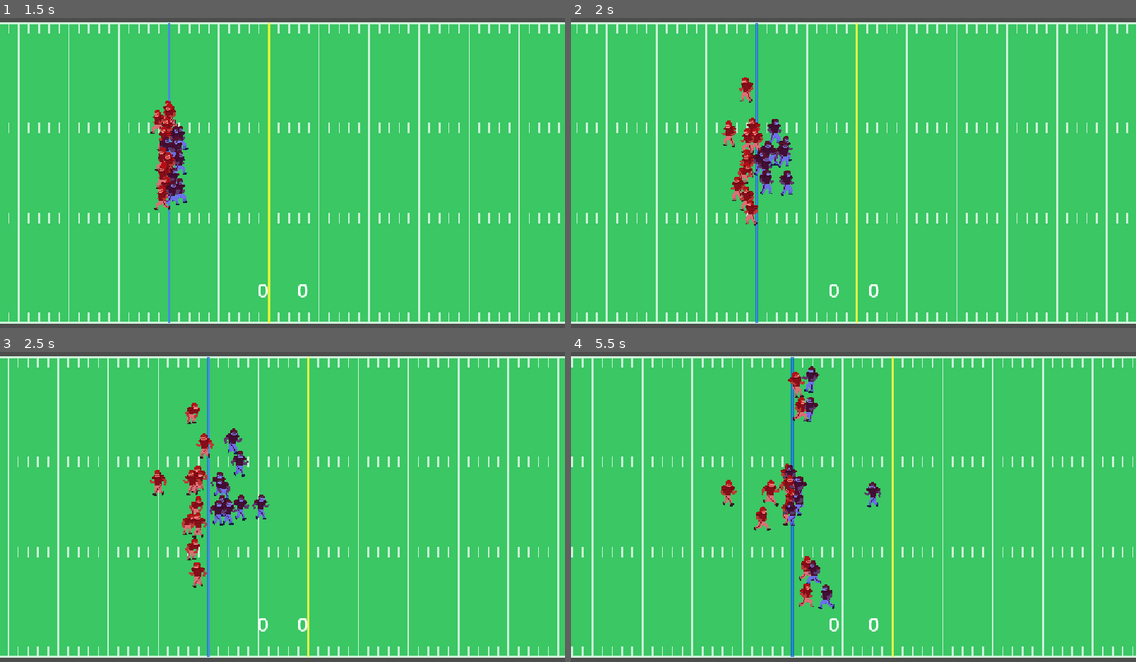
Above: before the commit, frames 1-4 (two rows, left to right).
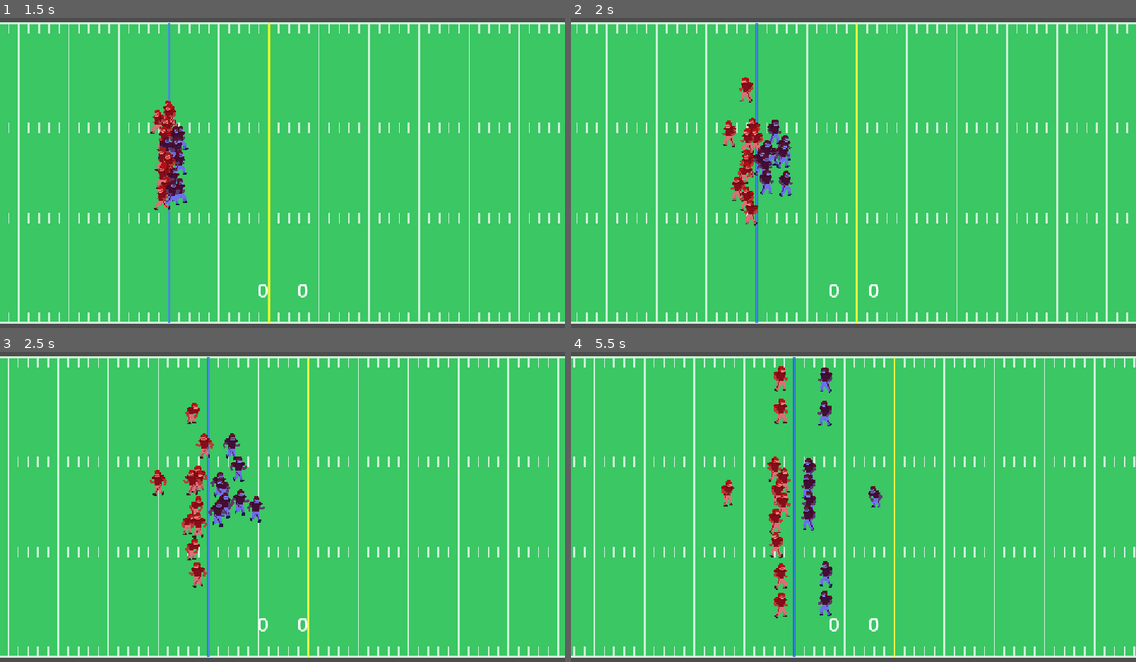
Above: after the commit, the same moments.

Repository: Snares01/Real-Deal-Football
Game: Godot game, scene res://game/game.tscn
Two runs of this game, one before a commit and one after it. Both use one fixed random seed, a clock stepped at 60 frames per second and the inputs below.
Inputs (mouse positions are in pixels of both pictures, inside the frame that each line leads up to):
- Up to frame 1 (1.5 s): tap Enter at 0.5 s; move the mouse to (406, 157) at 0.52 s; click (406, 157) at 0.6 s; move the mouse to (169, 188) at 1.27 s; click (169, 188) at 1.35 s
- Up to frame 2 (2 s): no input
- Up to frame 3 (2.5 s): move the mouse to (339, 435) at 2.02 s; click (339, 435) at 2.1 s
- Up to frame 4 (5.5 s): move the mouse to (825, 569) at 2.77 s; click (825, 569) at 2.85 s; move the mouse to (1023, 553) at 3.52 s; click (1023, 553) at 3.6 s; move the mouse to (684, 460) at 4.27 s; click (684, 460) at 4.35 s; move the mouse to (881, 507) at 5.02 s; click (881, 507) at 5.1 s

Frame 1 is identical in both runs. In frame 2, 0.3% of the frame differs, in the area x 32-40%, y 32-58%; in frame 3, 0.8%; in frame 4, 14%, in the area x 0-100%, y 1-99%.

Commit message:
Finish StateRunningWithBall

Diff:
--- a/godot/game/game.tscn
+++ b/godot/game/game.tscn
@@ -26,6 +26,7 @@
 strength = 100.0
 reaction_time = 0.5
 predict_dist = 1.0
+anger = null
 metadata/_custom_type_script = "uid://8qqjp42k3gie"
 
 [sub_resource type="Resource" id="Resource_ln7ps"]
--- a/godot/player/player.gd
+++ b/godot/player/player.gd
@@ -38,7 +38,6 @@
 func _ready() -> void:
 	SignalBus.game_event.connect(trigger_event)
 	set_state(StateStanding.new())
-	$Debug.text = str(role)
 	if on_home_team:
 		modulate = Color(1, 0.5, 0.5)
 	else:
@@ -47,6 +46,9 @@
 
 func _process(delta: float) -> void:
 	position += velocity * delta
+	if _current_state == null:
+		print("player.gd: CURRENT STATE NOT FOUND prev state: " + _previous_state.get_script().get_global_name())
+		return
 	# Push away from close players
 	if not (_current_state is StateSet or _current_state is StateTackled):
 		for player in get_overlapping_areas():
@@ -61,6 +63,7 @@
 		elif ((on_home_team and position.x > 50.0 * Field.YARD)
 		 or not on_home_team and position.x < -50.0 * Field.YARD):
 			SignalBus.game_event.emit(State.Event.TOUCHDOWN)
+	#$Debug.text = _current_state.get_script().get_global_name()
 
 
 func is_out_of_bounds() -> bool:
@@ -99,15 +102,17 @@
 
 		if animator.current_animation_length == prev_length:
 			animator.seek(prev_pos)
-	# debug
-	$Debug.text = state.get_script().get_global_name()
+
+	if not _current_state:
+		print("player.gd: set_state went wrong. horribly wrong")
+		continue_previous_state()
 
 
 func continue_previous_state() -> void:
 	if _previous_state:
 		set_state(_previous_state)
 	else:
-		print("player.gd: previous state not found")
+		print("player.gd: previous state not found. current_state: " + _current_state.get_script().get_global_name())
 		set_state(StateStanding.new())
 
 
@@ -181,7 +186,7 @@
 
 # Returns position to run towards to inercept target's path
 # Returns target's position if we can't get there
-func get_interception_pos(target: Player) -> Vector2:
+func get_player_interception_pos(target: Player) -> Vector2:
 	if target.velocity.is_zero_approx():
 		return target.position # Assume target will continue standing still
 	# Solve for case where both are at constant velocity (max_speed)
@@ -192,6 +197,19 @@
 	# get position target will be in
 	var target_pos := target.position + (target.velocity.normalized() * stats.sprint_speed * intercept_time)
 	return target_pos
+
+# Same as get_player_interception_pos
+func get_interception_pos(target_pos: Vector2, target_vel: Vector2) -> Vector2:
+	if target_vel.is_zero_approx():
+		return target_pos
+	# Solve for case where both are at constant velocity (max_speed)
+	var intercept_time := get_intercept_time(target_pos, target_vel)
+	if intercept_time <= 0.0:
+		return target_pos
+	# get position target will be in
+	var output := target_pos + (target_vel.normalized() * stats.sprint_speed * intercept_time)
+	return output
+
 
 # Get time to intercept other player, assuming both players are at max speed (bc fuck math)
 # Returns -1.0 if player can't be reached
@@ -225,7 +243,7 @@
 		return max(t1, t2)
 	return -1.0
 
-
+# Same as get_player_intercept_time but with different arguments
 func get_intercept_time(target_pos: Vector2, target_vel: Vector2) -> float:
 	var to_target := target_pos - position
 	# get coefficents
--- a/godot/player/player.tscn
+++ b/godot/player/player.tscn
@@ -422,7 +422,6 @@
 }
 
 [node name="Debug" type="Label" parent="."]
-visible = false
 offset_right = 40.0
 offset_bottom = 23.0
 
--- a/godot/player/player_stats.gd
+++ b/godot/player/player_stats.gd
@@ -19,12 +19,12 @@
 			stats.run_accel = 90.0
 			stats.sprint_accel = 45.0
 		Role.DB:
-			stats.sprint_speed = 60.0 # 80
+			stats.sprint_speed = 50.0 # 80
 			stats.reaction_time = randf_range(0.3, 1.0)
 			stats.predict_dist = randf_range(0.0, 3.0)
 		Role.DT, Role.DE:
 			stats.strength = 200.0
-			stats.weight = 200.0
+			stats.weight = 150.0
 	return stats
 
 @export var run_accel := 70.0 # Acceleration up to run_speed
@@ -35,3 +35,4 @@
 @export var strength := 100.0
 @export var reaction_time := 0.5 # For man coverage
 @export var predict_dist := 1.0 # How far DB goes to predict movement
+@export_range(0.0, 1.0) var anger := randf() # Avoidant / angry run-style
--- a/godot/player/states/state.gd
+++ b/godot/player/states/state.gd
@@ -44,7 +44,7 @@
 		Event.PLAY_END:
 			player.set_state(StateStanding.new())
 		Event.BALL_NEARBY:
-			if player.role in [Player.Role.WR, Player.Role.QB]:
+			if player.role == Player.Role.WR:
 				player.set_state(StateCatching.new())
 			elif player.on_home_team != Globals.drive_dir:
 				# Go for interception / pass block
--- a/godot/player/states/state_chasing.gd
+++ b/godot/player/states/state_chasing.gd
@@ -12,9 +12,12 @@
 	instance.man_to_chase = man
 	return instance
 
+@onready var react_time_left := stats.reaction_time # updates predict_direction
+
 var role_to_chase: Player.Role
 var man_to_chase: Player
 
+var predict_velocity := Vector2.ZERO # where we think our man is going
 var man: Player
 
 func _init() -> void:
@@ -35,8 +38,13 @@
 	if man == null:
 		end_state()
 	else:
-		#target_pos = player.get_intercept_point(man)
-		target_pos = player.get_interception_pos(man)
+		#target_pos = player.get_player_interception_pos(man)
+		target_pos = player.get_interception_pos(man.position, predict_velocity)
+		# Update prediction_direction
+		react_time_left -= delta
+		if react_time_left < 0.0:
+			react_time_left = stats.reaction_time
+			predict_velocity = man.velocity
 
 	super._process(delta)
 
--- a/godot/player/states/state_finding_block.gd
+++ b/godot/player/states/state_finding_block.gd
@@ -40,7 +40,7 @@
 				manager.graph.add_relation(p_block, player, PlayerGraph.Relation.BLOCKING)
 		lead_player()
 	else:
-		target_pos = player.get_interception_pos(p_block)
+		target_pos = player.get_player_interception_pos(p_block)
 		if p_block.get_state() is StateTackled:
 			_drop_block()
 	super._process(delta)
--- a/godot/player/states/state_running_ball.gd
+++ b/godot/player/states/state_running_ball.gd
@@ -12,6 +12,7 @@
 
 func _ready() -> void:
 	_update_target()
+	player.get_node("Debug").text = str(int(stats.anger * 100.0))
 
 
 func _process(delta: float) -> void:
@@ -23,19 +24,22 @@
 
 	super._process(delta)
 
-var angry := true
+
 func _update_target() -> void:
+	var upper_bound := (Field.HEIGHT * Field.YARD / 2.0)
 	var chasers := manager.graph.get_player_relations(player, PlayerGraph.Relation.CHASING)
-	# x = angle (deg), y = time to tackle, z = forward progress at tackle
-	var angle_options: Array[Vector3]
+
+	var angle_options: Array[AngleInfo]
 	var num_blocked := 0
+	var ang_range: Array
+	if player.on_home_team:
+		ang_range = range(-100, 95, ANGLE_STEP)
+	else:
+		ang_range = range(80, 275, ANGLE_STEP)
 	# Populate angle_options by testing a range of angles
-	for ang_deg: float in range(-85, 90, ANGLE_STEP):
+	for ang_deg: float in ang_range:
 		var ang_rad := deg_to_rad(ang_deg)
 		var ang_vel := Vector2.from_angle(ang_rad) * stats.sprint_speed
-		# Going out of bounds
-		if abs((player.position + ang_vel).y) > (Field.HEIGHT - 1) * Field.YARD / 2.0:
-			continue
 
 		var time_till_tackled := INF
 		var forward_progress := INF
@@ -45,7 +49,6 @@
 			# Chaser can't get to us
 			if time_to_tackle < 0.0:
 				continue
-
 			# Add time depending on chaser's state
 			var bonus_time := 0.0
 			var c_state := chaser.get_state()
@@ -54,14 +57,15 @@
 			elif c_state is StateShoved:
 				bonus_time += 0.25 #
 			# Add bonus time if a blocker is between us & chaser
+			var future_pos := player.position + ang_vel
 			var blockers := manager.graph.get_player_relations(chaser, PlayerGraph.Relation.BLOCKING)
 			var is_blocked := false
 			for blocker in blockers:
 				# If blocker is closer & in about the same direction from us
-				if (blocker.position.distance_squared_to(player.position)
-				 < chaser.position.distance_squared_to(player.position) / 2.0
-				 and player.position.direction_to(chaser.position).dot(
-				 player.position.direction_to(blocker.position)) > 0.6):
+				if (blocker.position.distance_squared_to(future_pos)
+				 < chaser.position.distance_squared_to(future_pos) / 2.0
+				 and future_pos.direction_to(chaser.position).dot(
+				 future_pos.direction_to(blocker.position)) > 0.8):
 					is_blocked = true
 					break
 			if is_blocked:
@@ -77,75 +81,62 @@
 			if time_to_tackle < time_till_tackled:
 				time_till_tackled = time_to_tackle
 				forward_progress = ang_vel.x * time_to_tackle
+
+		# Count going out of bounds as moment of tackle
+		if ang_vel.y != 0.0:
+			# Find time until we go out of bounds
+			var t_out_of_bounds := 0.0
+			if ang_vel.y > 0.0:
+				t_out_of_bounds = (upper_bound - player.position.y) / ang_vel.y
+			elif ang_vel.y < 0.0:
+				t_out_of_bounds = (-upper_bound - player.position.y) / ang_vel.y
+			# Overwrite time until tackled if we will go out of bounds first
+			if time_till_tackled > t_out_of_bounds:
+				time_till_tackled = t_out_of_bounds
+				forward_progress = ang_vel.x * t_out_of_bounds
 		# Save option to list
-		angle_options.append(Vector3(ang_deg, time_till_tackled, forward_progress))
+		if not player.on_home_team:
+			forward_progress *= -1.0
+		angle_options.append(AngleInfo.make(ang_rad, time_till_tackled, forward_progress, num_blocked, stats.anger))
 
-	# Get best angles out of angle_options
-	var longest_time := 0.0
-	var longest_time_ang := 0.0
-	var most_progress := 0.0
-	var most_progress_ang := 0.0
+	# Get best angle given anger stat
+	var top_angle: AngleInfo = angle_options[0] # Best overall
 	for ang_info in angle_options:
-		print(ang_info)
-		var angle_deg := ang_info.x
-		var time_till_tackle := ang_info.y # INF if no one can tackle us
-		var forward_progress := ang_info.z # INF if no one can tackle us
-		# TODO: Add to forward progress if angle is facing forward
+		if ang_info.rating > top_angle.rating:
+			top_angle = ang_info
+	target_pos = player.position + (Vector2.from_angle(top_angle.ang) * stats.sprint_speed)
 
 
-		if forward_progress > most_progress:
-			most_progress = forward_progress
-			most_progress_ang = angle_deg
-		if time_till_tackle > longest_time:
-			longest_time = time_till_tackle
-			longest_time_ang = angle_deg
-	# Choose position to run in
-	# TODO: Make everything in this if statement dependent on anger stat
-	# num_blocked is mostly to encourage running through the linemen
-	# If we are about to be tackled really soon or not soon at all, prefer immediate forward progress
-	if num_blocked > 5 or longest_time < TICK_RATE or longest_time > TICK_RATE * 2:
-		print("most progress: " + str(most_progress_ang))
-		target_pos = player.position + (Vector2.from_angle(deg_to_rad(most_progress_ang)) * stats.sprint_speed)
-	else:
-		print("hi")
-		print(longest_time)
-		print(TICK_RATE)
-		print("huh")
-		print("tackle not soon " + str(longest_time_ang))
-		var ang := deg_to_rad((longest_time_ang + most_progress_ang) / 2.0)
-		target_pos = player.position + (Vector2.from_angle(ang) * stats.sprint_speed)
+# Contains info for checked angles for _update_target
+class AngleInfo:
+	static func make(ang: float, t_tackle: float, prog: float, blockers: int, anger: float) -> AngleInfo:
+		var info := AngleInfo.new()
+		info.ang = ang
+		info.t_tackle = t_tackle
+		info.progress = prog
+		info.num_blockers = blockers
+		info.rating = info.get_rating(anger)
+		return info
+
+	const BLOCKER_MULT := 0.5 # How important num_blockers is for rating
+
+	var ang: float # radians
+	var t_tackle: float # time before tackle happens
+	var progress: float # forward progress made at tackle
+	var num_blockers: int
+	var rating: float
+
+	func get_rating(anger: float) -> float:
+		var rating := (t_tackle * (1.0 - anger)) + (progress * (1.0 + anger))
+		# Increase rating if blockers increase
+		rating += (num_blockers * anger) * BLOCKER_MULT
+		# TODO: Increase rating the closer to forward progress (0) it is
+		return rating
 
 
-func _OLD_update_target() -> void:
-	var chasers := manager.graph.get_player_relations(player, PlayerGraph.Relation.CHASING)
-	# Look ahead at different angles, get best run target based on rating
-	# Get rating based on forward progress & distance to chasers / blockers
-	var highest_rating := -INF
-	for ang_deg: float in range(-90, 95, ANGLE_STEP):
-		var ang_rad := deg_to_rad(ang_deg)
-		var look_ahead := player.position + (Vector2.from_angle(ang_rad) * CAST_AHEAD)
-		var rating := 0.0
-		# Don't go out of bounds
-		if abs(look_ahead.y) > (Field.HEIGHT - 1) * Field.YARD / 2.0:
-			continue
-		# Decrease rating the farther from forward progress (0) it is
-		var angle_rating: float = abs(ang_deg) * -ANGLE_RATING_MULT
-		# Decrease rating the closer to a chaser it is
-		var chaser_rating := -MAX_CHASER_DIST
-		for chaser in chasers:
-			if not chaser.get_state() is StateChasing:
-				continue
-			var new_rating := -MAX_CHASER_DIST + _dist_to_line(chaser.position + chaser.velocity, look_ahead)
-			if new_rating < 0.0:
-				chaser_rating += new_rating
 
-		rating += angle_rating
-		rating += chaser_rating
-		if rating > highest_rating:
-			#print("ang: " + str(angle_rating))
-			#print("chase: " + str(chaser_rating))
-			highest_rating = rating
-			target_pos = look_ahead
+
+
 
 # Distance of point "pos" to line between player.position and line_b
 func _dist_to_line(pos: Vector2, line_b: Vector2) -> float:
--- a/godot/player/states/state_wrestling.gd
+++ b/godot/player/states/state_wrestling.gd
@@ -6,12 +6,12 @@
 	instance.opp = player
 	return instance
 
-const MIN_TICK_RATE := 0.1
+const MIN_TICK_RATE := 0.2
 const MAX_TICK_RATE := 0.5
 const TACKLE_TIME := 0.66
 const BASE_SHOVE_FORCE := 30.0
 const MAX_DISTANCE := 16.0
-const BASE_SHOVE_CHANCE := 0.15
+const BASE_SHOVE_CHANCE := 0.10
 const BASE_TACKLE_CHANCE := 0.05
 
 var opp: Player
